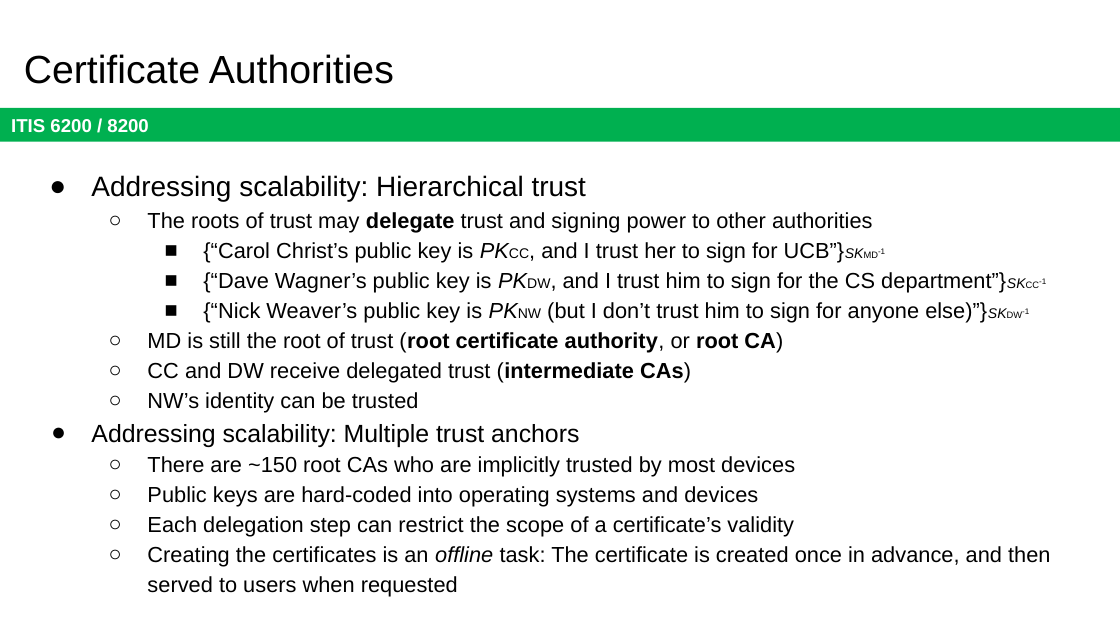
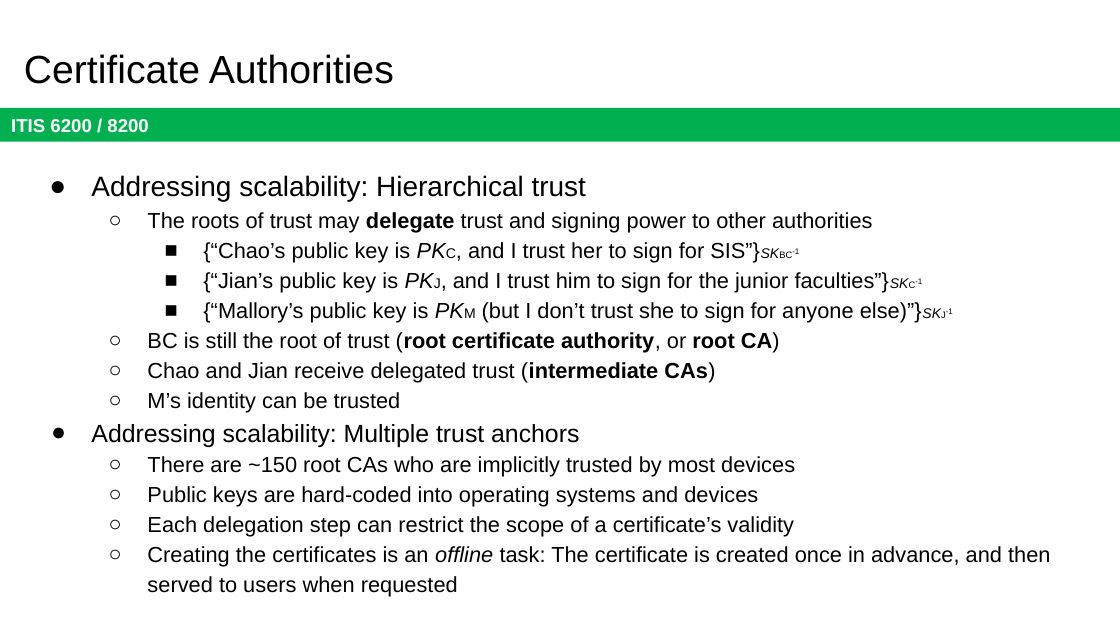
Before and after one commit to jx5c/github.io, a slide deck: slide 13 of teaching/ITIS6200/2023fa/lectures/lec07.pptx. Drawn at 1120x630 pixels with LibreOffice and Linux fonts; fonts in the diff are those of the drawing. Boxes give left, top, right and bottom in pixels: in the first picture for what was removed or moved away, otherwise in the second. Text is boxed around its words. In the diff, an @@ line names an element or a change of style, - is before the commit and + after.

```diff
--- a/teaching/ITIS6200/2023fa/lectures/lec07.pptx
+++ b/teaching/ITIS6200/2023fa/lectures/lec07.pptx
@@ text at bbox=[147, 242, 922, 413]: text changed @@
-    ■ {“Carol Christ’s public key is PKCC, and I trust her to sign for UCB”}SKMD-1
-    ■ {“Dave Wagner’s public key is PKDW, and I trust him to sign for the CS department”}SKCC-1
-    ■ {“Nick Weaver’s public key is PKNW (but I don’t trust him to sign for anyone else)”}SKDW-1
-  ○ MD is still the root of trust (root certificate authority, or root CA)
-  ○ CC and DW receive delegated trust (intermediate CAs)
-  ○ NW’s identity can be trusted
+    ■ {“Chao’s public key is PKC, and I trust her to sign for SIS”}SKBC-1
+    ■ {“Jian’s public key is PKJ, and I trust him to sign for the junior faculties”}SKC-1
+    ■ {“Mallory’s public key is PKM (but I don’t trust she to sign for anyone else)”}SKJ-1
+  ○ BC is still the root of trust (root certificate authority, or root CA)
+  ○ Chao and Jian receive delegated trust (intermediate CAs)
+  ○ M’s identity can be trusted
```
Also in this commit, not shown: 10 other slides changed, 1 slide removed, 4 other files.
